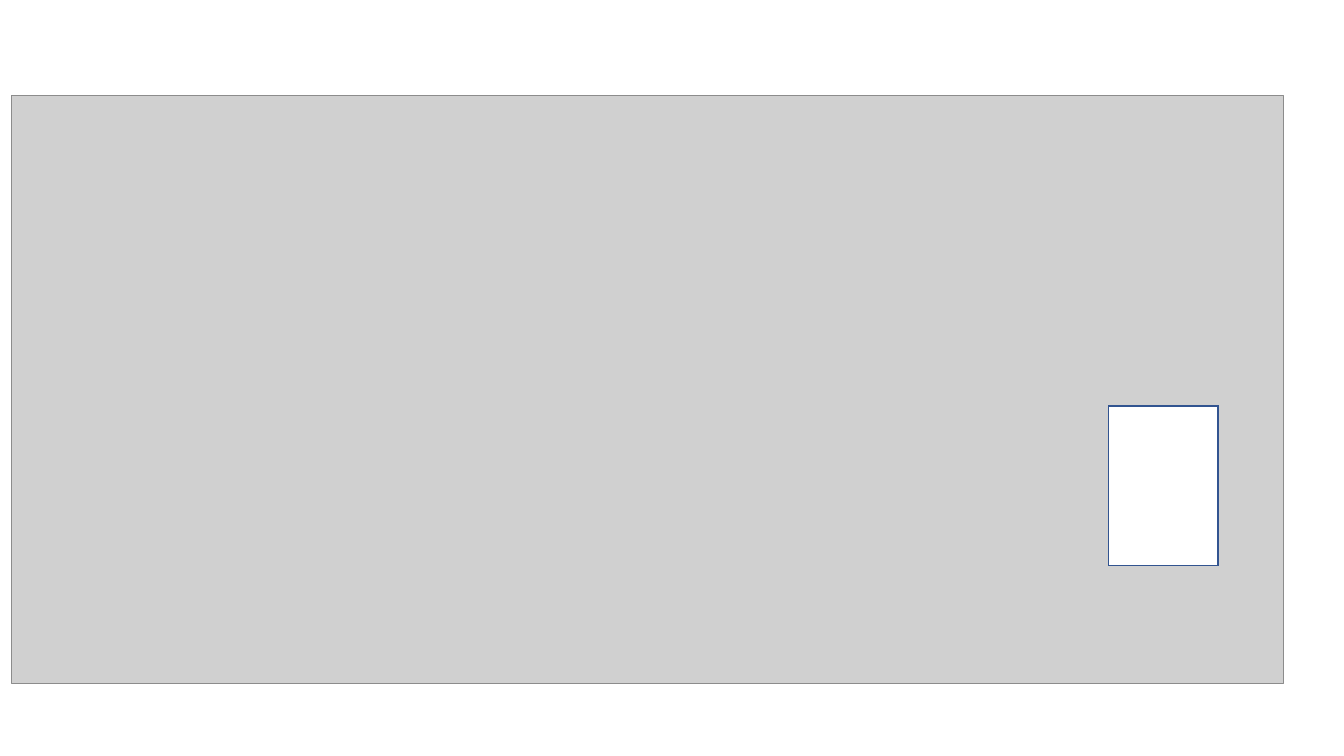
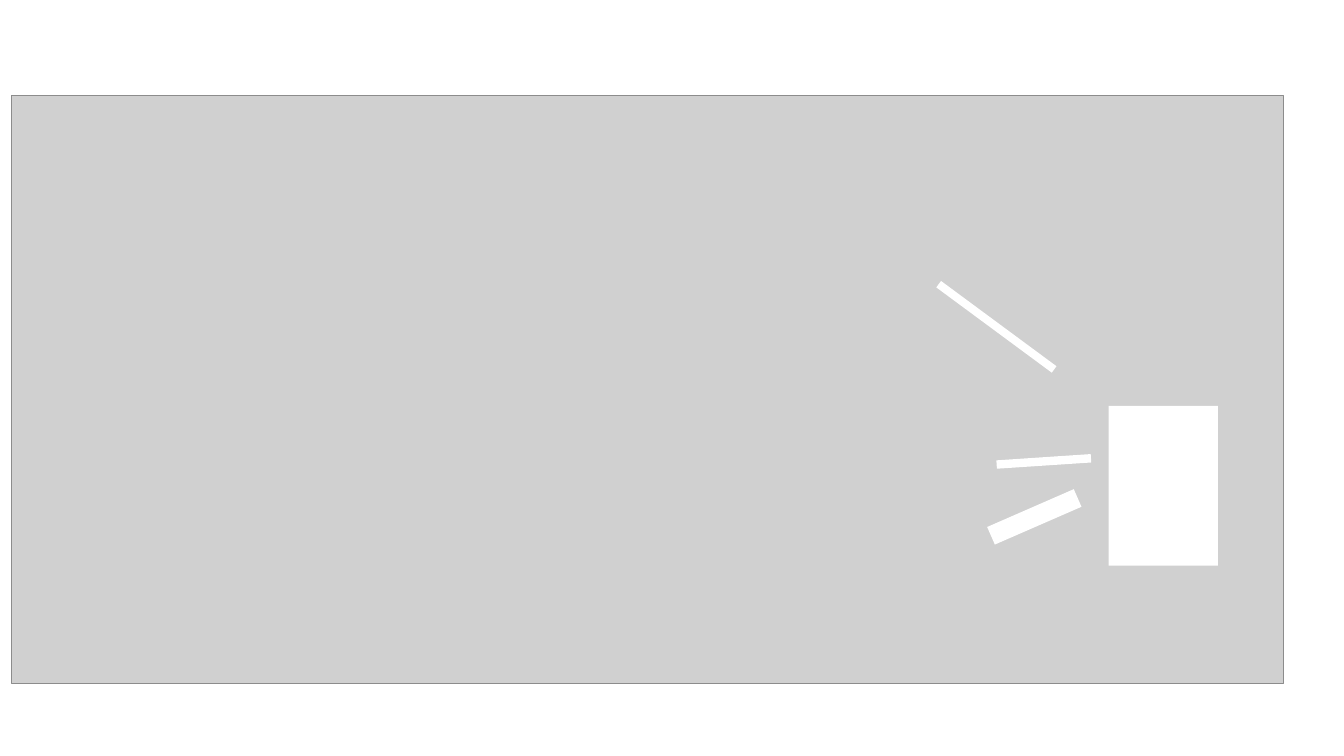
Before and after one commit to MarcRotsaert/MakeAIWork, a slide deck: slide 6 of simpylc/presentatie project 1/Presentatie project 1.pptx (slide 5 before the commit). Drawn at 1344x756 pixels with LibreOffice and Linux fonts; fonts in the diff are those of the drawing; grey boxes stand for pictures. Boxes give left, top, right and bottom in pixels: in the first picture for what was removed or moved away, otherwise in the second. Text is boxed around its words. In the diff, an @@ line names an element or a change of style, - is before the commit and + after.

```diff
--- a/simpylc/presentatie project 1/Presentatie project 1.pptx
+++ b/simpylc/presentatie project 1/Presentatie project 1.pptx
@@ rectangle added at bbox=[936, 281, 1056, 372], fill #FFFFFF @@
@@ rectangle at bbox=[1109, 406, 1218, 566]: outline #325491 1 pt to none @@
@@ rectangle added at bbox=[996, 455, 1091, 469], fill #FFFFFF @@
@@ rectangle added at bbox=[988, 489, 1082, 545], fill #FFFFFF @@
```
Also in this commit, not shown: 2 other slides changed, 2 slides added, 2 slides removed, 8 other files.
